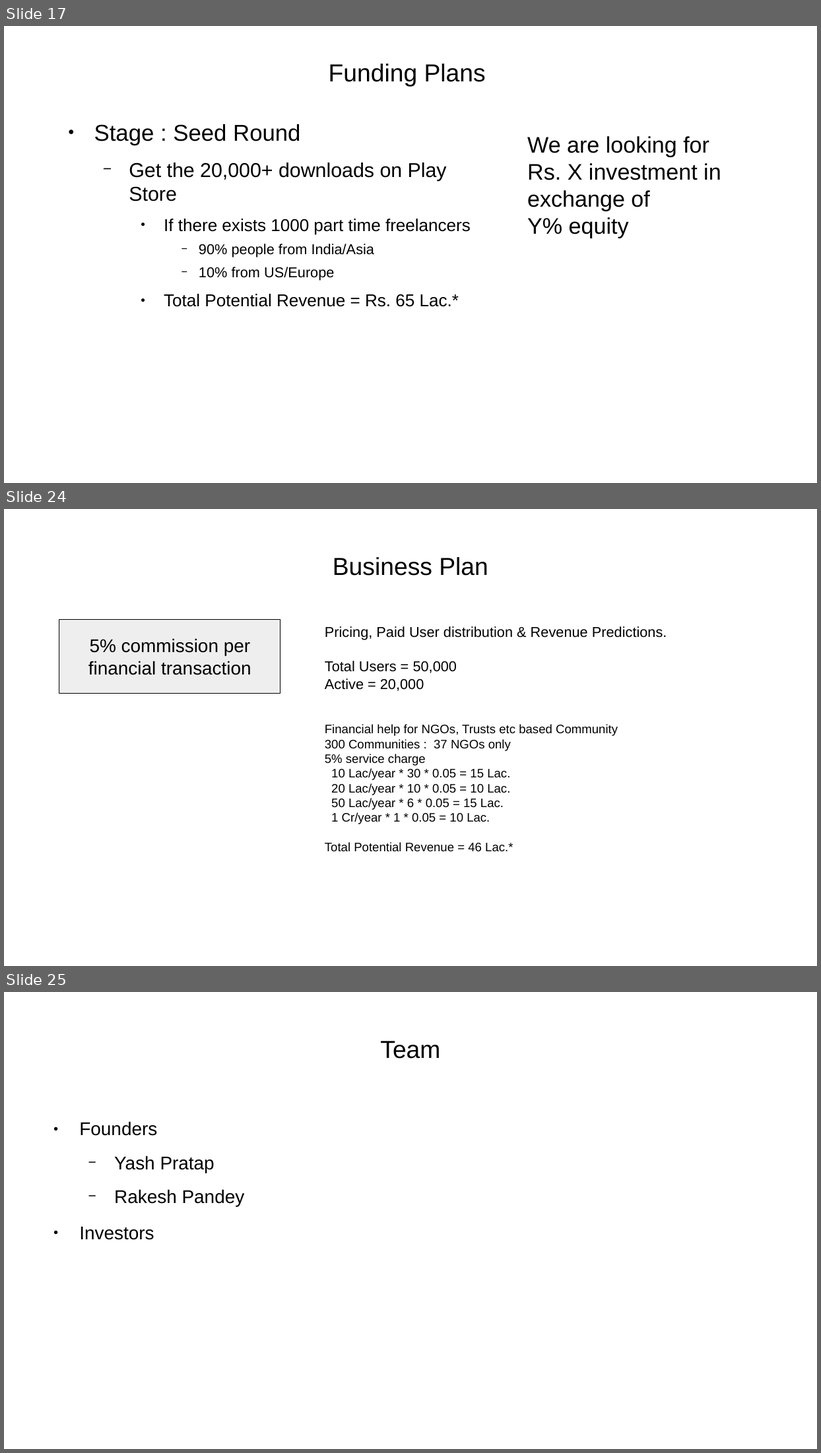
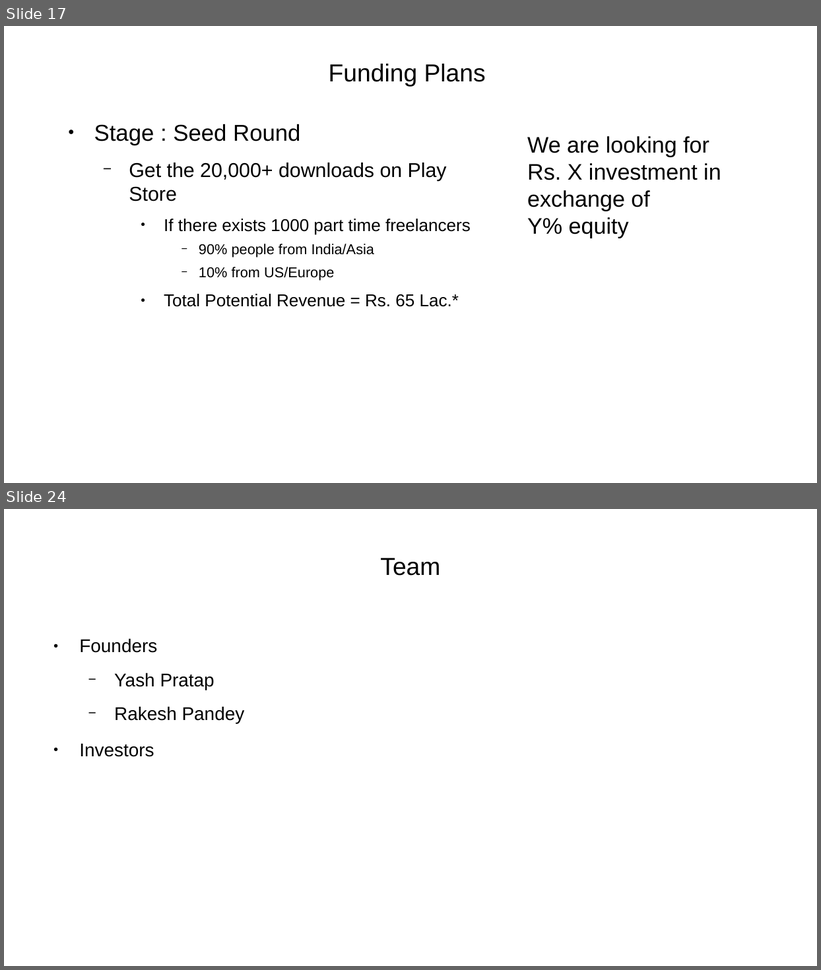
Before and after one commit to yashp241195/startupPitch, a slide deck: pitch.odp. Shown one above the other, each under a label of ours: slides 17, 24 and 25 before the commit, slides 17 and 24 after it; the slides between them are not shown. The pictures are 821x1453 and 821x970 pixels, drawn with LibreOffice and Linux fonts; fonts in the diff are those of the drawing. Boxes give left, top, right and bottom in pixels: in the first picture for what was removed or moved away, otherwise in the second. Text is boxed around its words. In the diff, an @@ line names an element or a change of style, - is before the commit and + after.

```diff
--- a/pitch.odp
+++ b/pitch.odp
@@ slide 24 removed at [4,509,817,966], background #FFFFFF @@
@@ title removed at [333,557,488,576] @@
-Business Plan
@@ rectangle removed at [59,620,281,693] @@
-5% commission per financial transaction
@@ text removed at [325,626,667,852] @@
-Pricing, Paid User distribution & Revenue Predictions.
-Total Users = 50,000
-Active = 20,000
-Financial help for NGOs, Trusts etc based Community
-300 Communities : 37 NGOs only
-5% service charge
-10 Lac/year * 30 * 0.05 = 15 Lac.
-20 Lac/year * 10 * 0.05 = 10 Lac.
-50 Lac/year * 6 * 0.05 = 15 Lac.
-1 Cr/year * 1 * 0.05 = 10 Lac.
-Total Potential Revenue = 46 Lac.*
@@ what was slide 25 is now slide 24 @@
```
Also in this commit, not shown: 9 slides changed, 3 slides added, 3 other slides removed, 1 other file.
